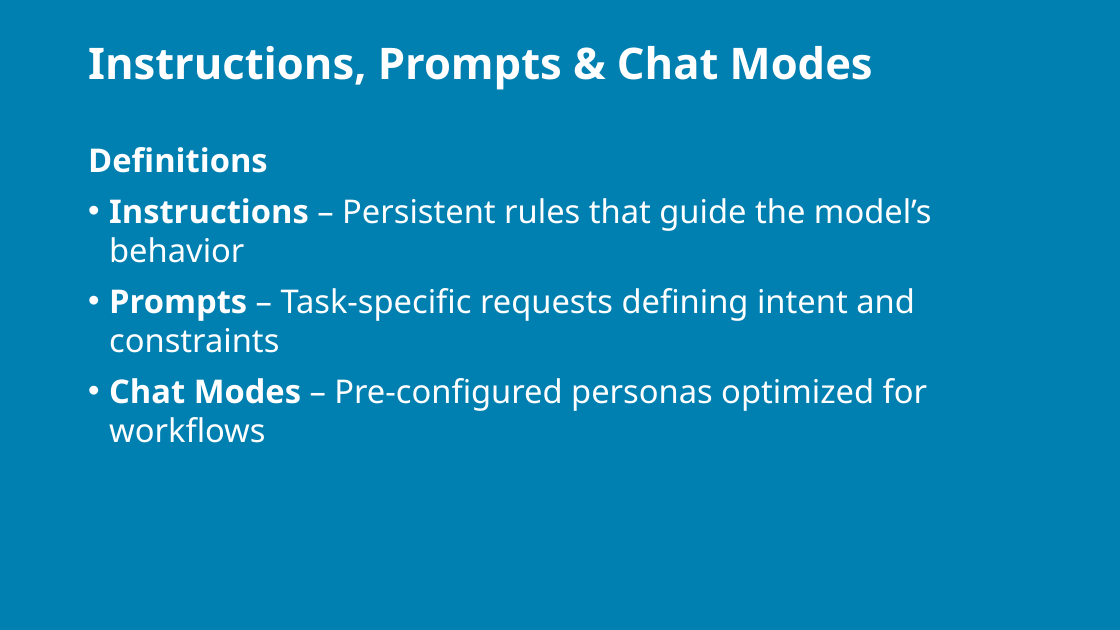
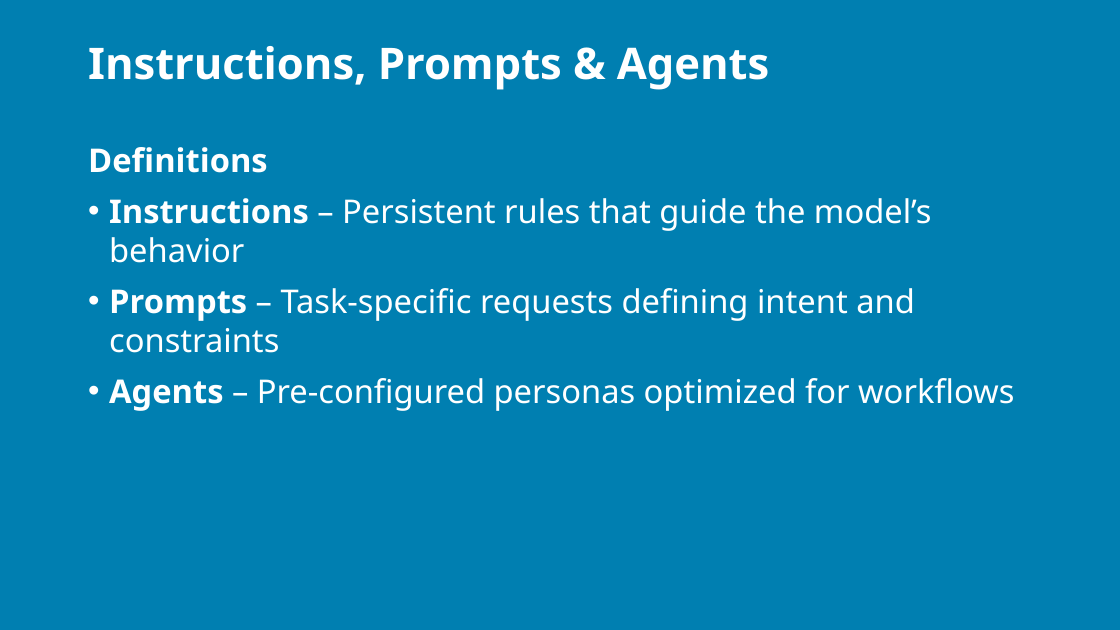
Before and after one commit to j0hnnymiller/AI-Assisted-Software-Development, a slide deck: slide 41 of Slides/AIABSD-2-day-brownfield.pptx (slide 40 before the commit). Drawn at 1120x630 pixels with LibreOffice and Linux fonts; fonts in the diff are those of the drawing; background and template pictures are left out. Boxes give left, top, right and bottom in pixels: in the first picture for what was removed or moved away, otherwise in the second. Text is boxed around its words. In the diff, an @@ line names an element or a change of style, - is before the commit and + after.

```diff
--- a/Slides/AIABSD-2-day-brownfield.pptx
+++ b/Slides/AIABSD-2-day-brownfield.pptx
@@ title at [88, 46, 769, 90]: text changed @@
-Instructions, Prompts & Chat Modes
+Instructions, Prompts & Agents
@@ text at [109, 378, 1014, 411]: text changed @@
-• Chat Modes – Pre‑configured personas optimized for workflows
+• Agents – Pre‑configured personas optimized for workflows
```
Also in this commit, not shown: 23 other slides changed, 3 slides added, 11 other files.
